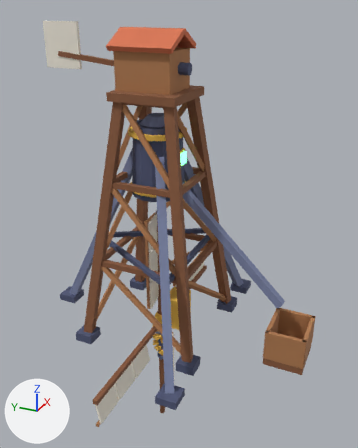
An edit to the glTF model src/assets/island/power.glb, drawn before and after from the same camera.
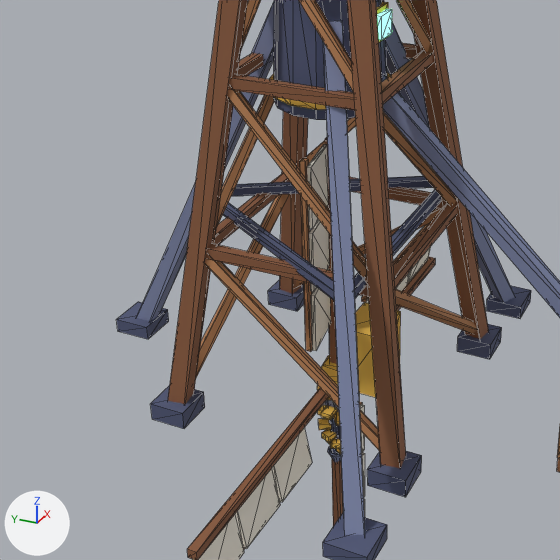
There are two pictures of each version: one whole from a 50 mm camera at (-5.36, -2.7, 4.29) aimed at (0.18, -0.2, 1.52), one close up on the part from 2% to 74% of the width and 33% to 90% of the height. Every picture has the same lights, and +X, +Y and +Z are marked at lower left. The older version's two pictures come first. The close-ups show mesh edges as thin lines.

Objects in the first close-up: 'Drill', 'DrillBit', 'Windmill', 'WindmillRotor'.
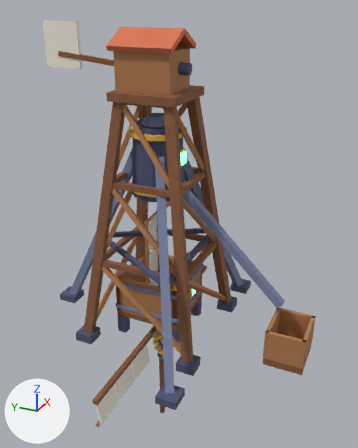
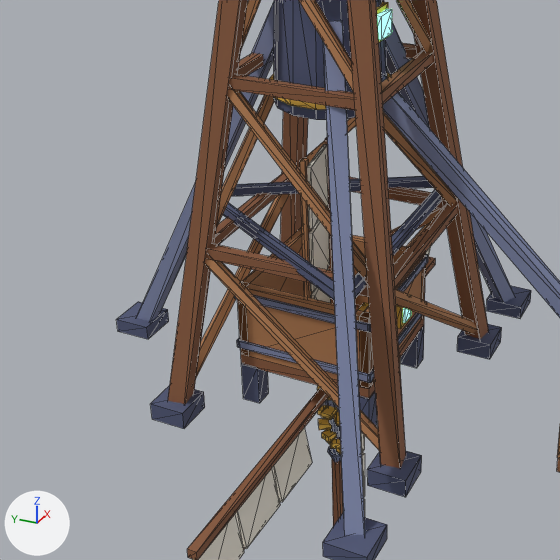
Commit message: Let Nixchan lay belts from her drills to a hopper by the forge

Patch to the scene script:
```diff
--- a/src/assets/island/power.glb.py
+++ b/src/assets/island/power.glb.py
@@ me_hopper @@
+me_hopper.from_pydata(...)  # 144 vertices, 228 faces; spans x -0.465..0.465, y -0.515..0.465, z 0.0..0.85
+# faces by material slot: [48, 12, 48, 96, 12, 12]
+me_hopper.materials.append(mat_irondark)  # dark blue #4f5675
+me_hopper.materials.append(mat_timber)  # brown #8a5a3c
+me_hopper.materials.append(mat_timberlight)  # brown #b07a4f
+me_hopper.materials.append(mat_iron)  # greyish blue #7d86a8
+me_hopper.materials.append(mat_brass)  # orange #e8b84a
+me_hopper.materials.append(mat_lamp)  # green #7dffb0, glowing green #7dffb0
@@ ob_hopper @@
+ob_hopper = bpy.data.objects.new('Hopper', me_hopper)
+ob_hopper.location = (0.0, 0.0, 0.0)
```

Where the change shows, as pixel boxes (x1, y1, x2, y2) in the close-ups (560 x 560 px):
'Hopper', added
    after: (234, 227, 428, 433)
    faces in mat_timberlight (brown #b07a4f): (237, 227, 426, 388)
    faces in mat_iron (greyish blue #7d86a8): (234, 254, 428, 383)
    faces in mat_irondark (dark blue #4f5675): (241, 325, 424, 433)
    faces in mat_timber (brown #8a5a3c): (241, 304, 424, 399)
    faces in mat_brass (orange #e8b84a): (396, 294, 411, 329)
